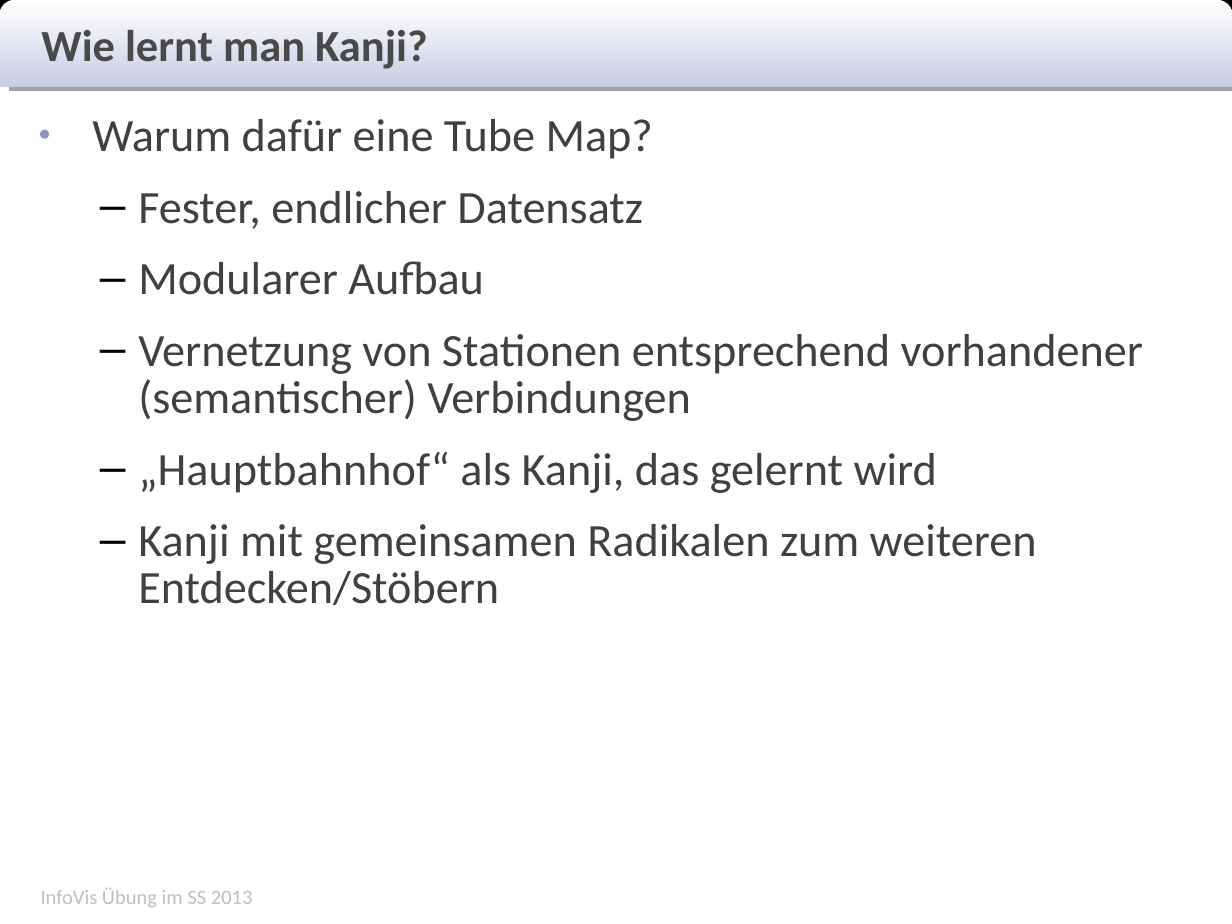
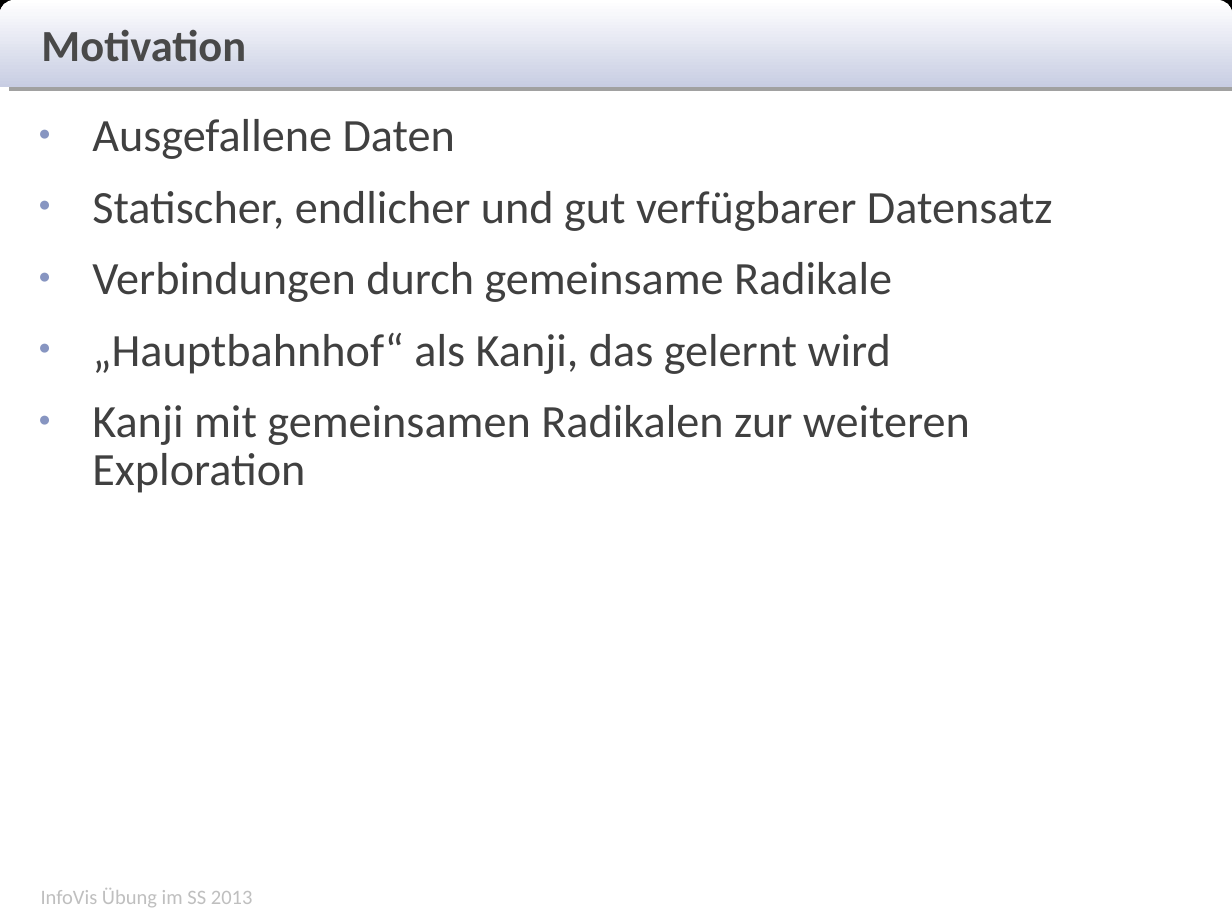
Before and after one commit to Rajikarubijua/bushumappu, a slide deck: slide 3 of presentation/abschlusspräsentation.odp (slide 6 before the commit). Drawn at 1232x924 pixels with LibreOffice and Linux fonts; fonts in the diff are those of the drawing. Boxes give left, top, right and bottom in pixels: in the first picture for what was removed or moved away, otherwise in the second. Text is boxed around its words. In the diff, an @@ line names an element or a change of style, - is before the commit and + after.

```diff
--- a/presentation/abschlusspräsentation.odp
+++ b/presentation/abschlusspräsentation.odp
@@ text at <box>41,30,246,62</box>: text changed @@
-Wie lernt man Kanji?
+Motivation
@@ text at <box>92,119,1053,302</box>: text changed @@
-● Warum dafür eine Tube Map?
-  – Fester, endlicher Datensatz
-  – Modularer Aufbau
-  – Vernetzung von Stationen entsprechend vorhandener (semantischer) Verbindungen
+● Ausgefallene Daten
+● Statischer, endlicher und gut verfügbarer Datensatz
+● Verbindungen durch gemeinsame Radikale
@@ text at <box>92,333,891,374</box>: bullet – to ●; list level 2 to 1 in "„Hauptbahnhof“ als Kanji, das gelernt ..."; bullet colour #000000 to #8795C1 @@
@@ text at <box>92,405,970,493</box>: text changed @@
-  – Kanji mit gemeinsamen Radikalen zum weiteren Entdecken/Stöbern
+● Kanji mit gemeinsamen Radikalen zur weiteren Exploration
```
Also in this commit, not shown: 3 other slides changed, 1 slide added, 2 slides removed, 1 other file.
